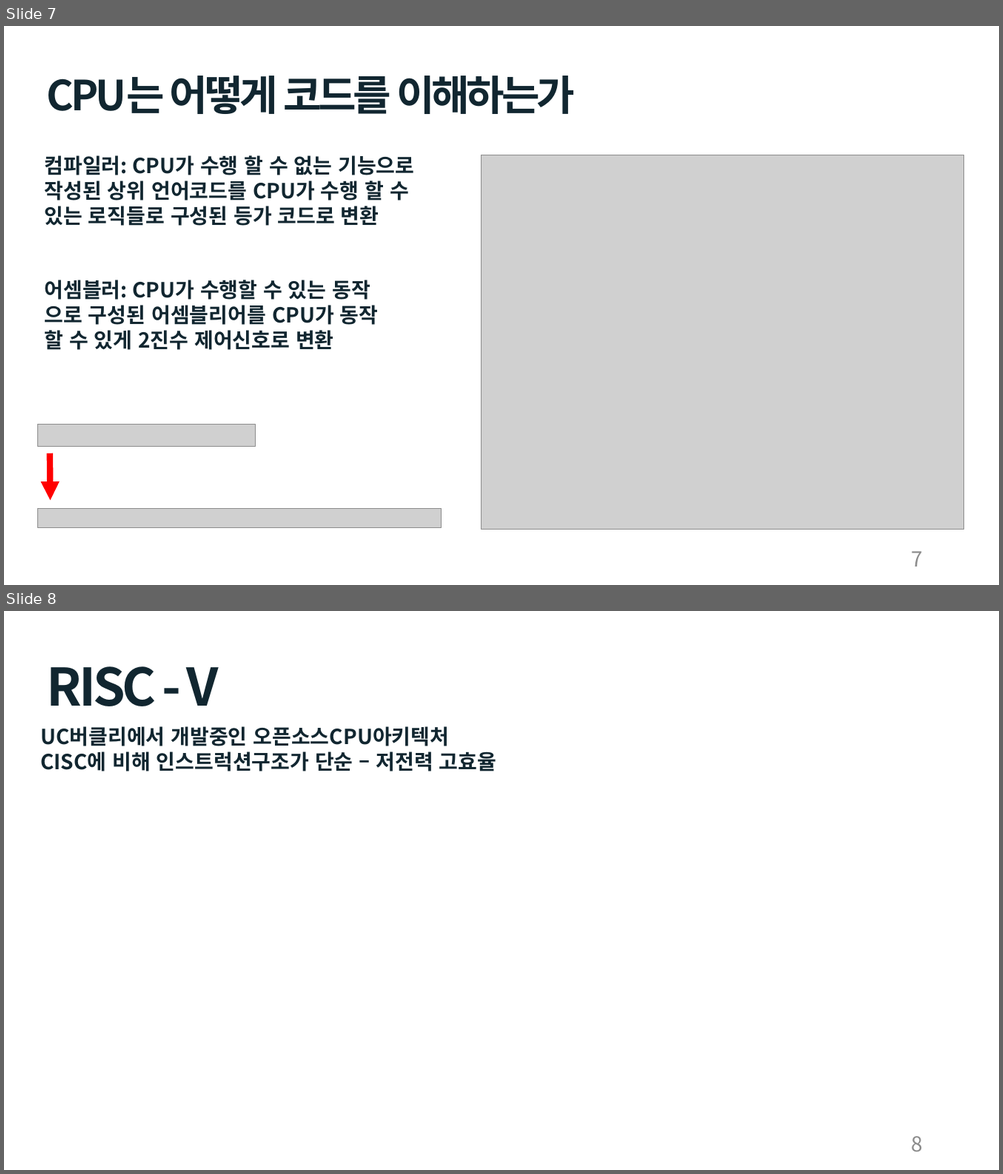
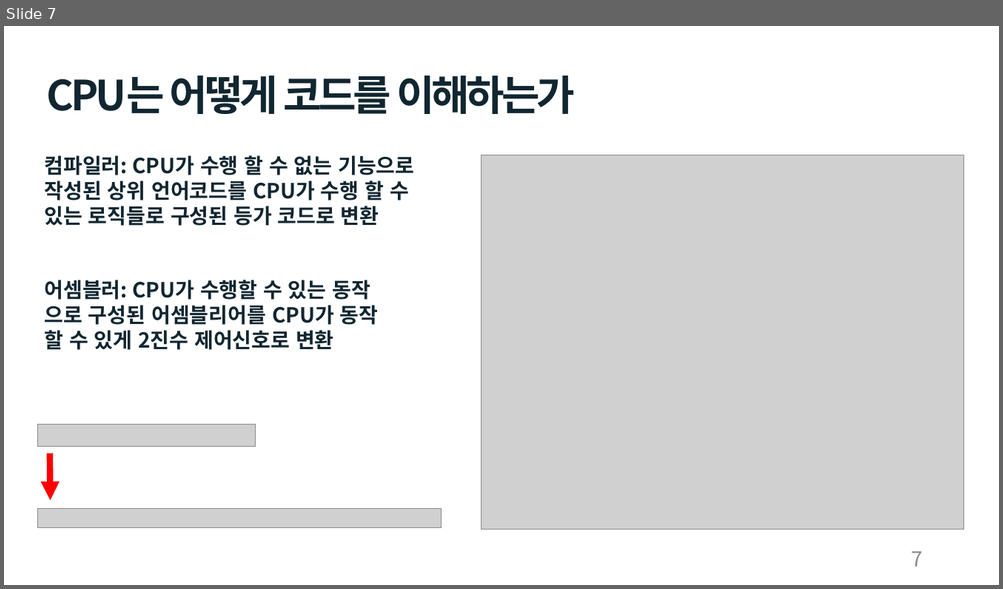
Before and after one commit to cong2738/my_RISC-V, a slide deck: Single Cycle RISC-V 발표_박호윤.pptx. Shown one above the other, each under a label of ours: slides 7 and 8 before the commit, slide 7 after it. The pictures are 1003x1174 and 1003x589 pixels, drawn with LibreOffice and Linux fonts; fonts in the diff are those of the drawing; grey boxes stand for pictures. Boxes give left, top, right and bottom in pixels: in the first picture for what was removed or moved away, otherwise in the second. Text is boxed around its words. In the diff, an @@ line names an element or a change of style, - is before the commit and + after.

```diff
--- a/Single Cycle RISC-V 발표_박호윤.pptx
+++ b/Single Cycle RISC-V 발표_박호윤.pptx
@@ slide 8 removed at [4, 611, 999, 1170], background #FFFFFF @@
@@ text removed at [47, 667, 219, 706] @@
-RISC - V
@@ text removed at [40, 726, 496, 772] @@
-UC버클리에서 개발중인 오픈소스CPU아키텍처
-CISC에 비해 인스트럭션구조가 단순 – 저전력 고효율
@@ page number removed at [911, 1136, 923, 1152] @@
-8
```
